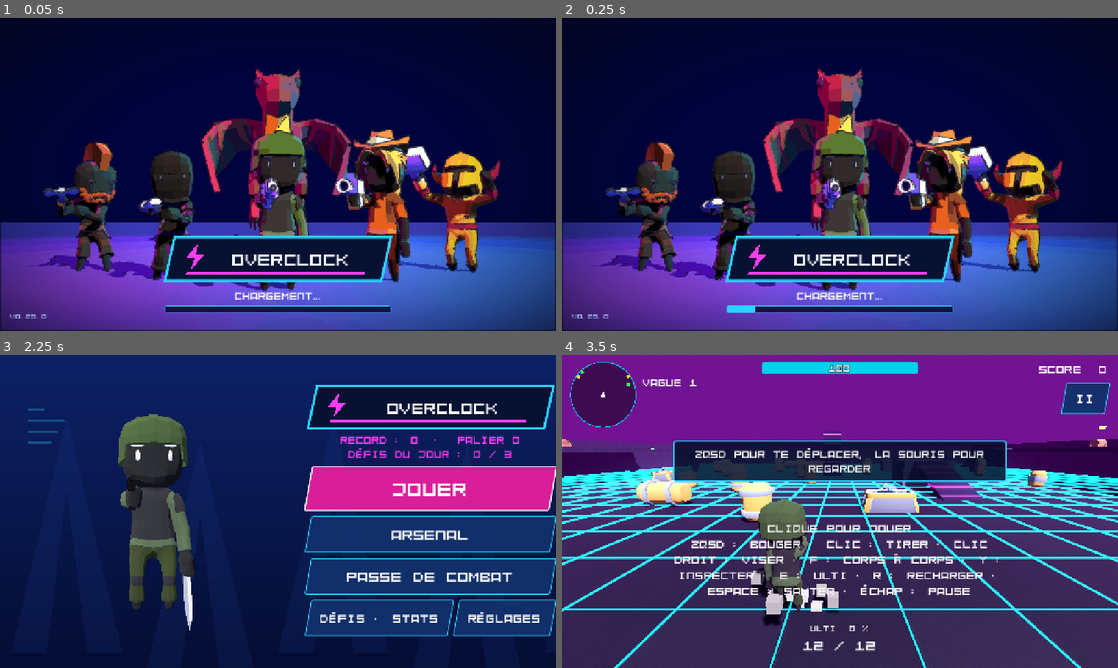
Above: before the commit, frames 1-4 (two rows, left to right).
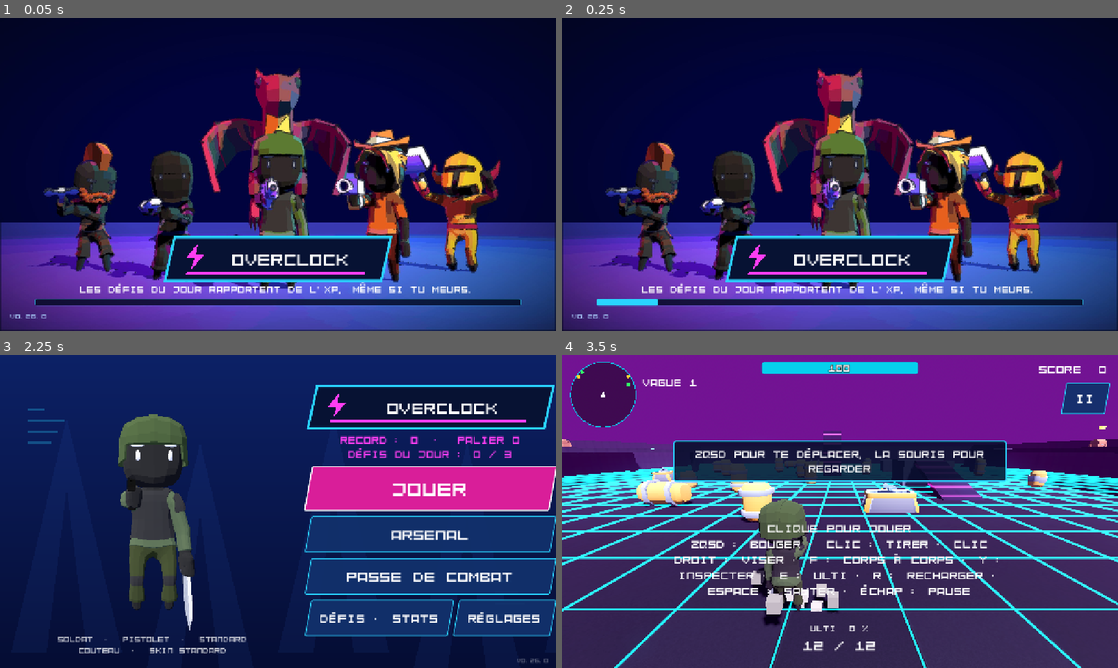
Above: after the commit, the same moments.

Repository: mariusortiz/overclock
Game: Godot game, scene res://scenes/loading.tscn
Two runs of this game, one before a commit and one after it. Both use one fixed random seed, a clock stepped at 60 frames per second and the inputs below.
Inputs (mouse positions are in pixels of both pictures, inside the frame that each line leads up to):
- Up to frame 1 (0.05 s): no input
- Up to frame 2 (0.25 s): no input
- Up to frame 3 (2.25 s): tap Enter at 0.5 s; move the mouse to (400, 495) at 0.52 s; hold D (move_right) 0.53-1.25 s; tap F (melee) at 0.6 s; click (400, 495) at 0.67 s; tap Space (jump) at 0.77 s; drag from (166, 527) to (250, 574) at 1.27 s; move the mouse to (333, 442) at 2.02 s; hold D (move_right) from 2.03 s (still down); tap Y (inspect) at 2.1 s
- Up to frame 4 (3.5 s): tap F (melee) at 2.3 s; release D (move_right) at 2.75 s; click "JOUER" at 2.75 s

The runs differ from the first frame. In frame 1, 3.7% of the frame differs, in the area x 5-94%, y 84-96%; in frame 2, 3.8%; in frame 3, 0.6%; in frame 4, nothing differs.

Commit message:
Menus: elimination names, game stats on the end screen, loading tips, loadout and version on the home screen
The armory names each weapon skin's elimination. The end screen adds the
game's eliminations, headshots and accuracy. The loading screen shows a
random tip. The home screen shows what is equipped under the hero, and the
version in a corner.

Co-Authored-By: Claude Opus 5.5 <noreply@anthropic.com>
Claude-Session: https://claude.ai/code/session_01TMrhLU8C9hMQ3DU14F1G1z

Diff:
--- a/project.godot
+++ b/project.godot
@@ -6,7 +6,7 @@
 [application]
 
 config/name="Overclock"
-config/version="0.25.0"
+config/version="0.26.0"
 run/main_scene="res://scenes/loading.tscn"
 config/features=PackedStringArray("4.5", "Mobile")
 config/icon="res://assets/ui/icon.png"
--- a/scenes/loading.tscn
+++ b/scenes/loading.tscn
@@ -52,16 +52,17 @@
 anchor_bottom = 1.0
 grow_horizontal = 2
 grow_vertical = 2
-offset_left = -260.0
-offset_top = -96.0
-offset_right = 260.0
+offset_left = -560.0
+offset_top = -110.0
+offset_right = 560.0
 offset_bottom = -36.0
 theme_override_constants/separation = 8
 
 [node name="Label" type="Label" parent="Bottom"]
-theme_override_font_sizes/font_size = 24
+theme_override_font_sizes/font_size = 22
 text = "CHARGEMENT…"
 horizontal_alignment = 1
+autowrap_mode = 3
 
 [node name="Bar" type="ProgressBar" parent="Bottom"]
 custom_minimum_size = Vector2(0, 16)
--- a/scripts/armory.gd
+++ b/scripts/armory.gd
@@ -114,6 +114,8 @@
 		_detail_status.text = Loadout.unlock_text(_viewed)
 	else:
 		_detail_status.text = "Équipé"
+	if _viewed.has("kill") and Loadout.KILL_NAMES.has(_viewed.kill) and _tabs[_tab_index].key == Loadout.SKIN_KEY:
+		_detail_status.text += "\nÉlimination : %s" % Loadout.KILL_NAMES[_viewed.kill]
 	if _viewed.has("pellets"):
 		_detail_status.text += "\n%d plombs par tir" % _viewed.pellets
 	if _viewed.has("ulti"):
--- a/scripts/hud.gd
+++ b/scripts/hud.gd
@@ -435,7 +435,7 @@
 ## `unlocked` lists the names of the rewards just earned. A victory
 ## celebrates and only offers to go back to the menu; a death halves the XP.
 func show_game_over(score: int, best: int, is_record: bool, xp: int, unlocked: Array, result := Result.DEATH,
-		challenges: Array[Dictionary] = [], rank := 0) -> void:
+		challenges: Array[Dictionary] = [], rank := 0, counts := {}) -> void:
 	_death_title.visible = false
 	_game_over = true
 	pause_menu.enabled = false
@@ -446,6 +446,11 @@
 	_final_score.text = "Score : %d" % score
 	_best_score.text = "Nouveau record !" if is_record else "Record : %d" % best
 	_xp_label.text = "+%d XP" % xp
+	if not counts.is_empty():
+		var shots: float = counts.get("shots", 0)
+		var accuracy := 0 if shots == 0 else roundi(100.0 * minf(counts.get("hits", 0) / shots, 1.0))
+		_final_score.text += "\n%d éliminations  ·  %d tirs à la tête  ·  précision %d %%" % [
+				counts.get("kills", 0), counts.get("headshots", 0), accuracy]
 	if rank > 0:
 		_best_score.text += "  ·  %de du classement" % rank if rank > 1 else "  ·  1er du classement"
 	if result == Result.DEATH:
--- a/scripts/loading.gd
+++ b/scripts/loading.gd
@@ -17,10 +17,29 @@
 
 @onready var _bar: ProgressBar = $Bottom/Bar
 @onready var _version: Label = $Version
+@onready var _tip: Label = $Bottom/Label
+
+
+## One is shown, at random, while the game loads.
+const TIPS: Array[String] = [
+	"Un tir à la tête fait le double de dégâts.",
+	"Les tireurs d'élite te visent au laser : sors de leur ligne de vue.",
+	"Abats les kamikazes de loin : ils explosent quand ils tombent.",
+	"Après un boss, rentrer au menu rapporte toute l'XP. Mourir, la moitié.",
+	"Chaque skin a sa propre façon d'éliminer les ennemis.",
+	"Les ennemis d'élite lâchent toujours un bonus.",
+	"Les défis du jour rapportent de l'XP, même si tu meurs.",
+	"Plusieurs éliminations à la suite rapportent des points en plus.",
+	"Saute pour éviter l'onde de choc du Titan.",
+	"Les caisses qui tombent du ciel contiennent une autre arme.",
+	"Bouton DANSE : six danses, la caméra passe devant ton héros.",
+	"Les coffres sur les passerelles rapportent de l'XP.",
+]
 
 
 func _ready() -> void:
 	_version.text = "v%s" % ProjectSettings.get_setting("application/config/version")
+	_tip.text = TIPS.pick_random()
 
 
 func _process(delta: float) -> void:
--- a/scripts/loadout.gd
+++ b/scripts/loadout.gd
@@ -43,6 +43,13 @@
 	# Not in the battle pass: earned by beating the final boss.
 	{"id": "skin_champion", "kill": &"confetti", "name": "Champion", "pattern": true, "glow": 0.6, "scope": true, "silencer": true, "shot": Color(1.0, 0.3, 0.9)},
 ]
+## How each skin's elimination looks, for the armory.
+const KILL_NAMES := {
+	&"knockback": "projeté dans un nuage de fumée", &"vanish": "rayon de lumière", &"shatter": "gel puis éclats",
+	&"burn": "braises", &"leaves": "feuilles", &"melt": "flaque toxique", &"ascend": "envol royal",
+	&"pixelate": "pixels noirs", &"petals": "pétales", &"splash": "gerbe d'eau", &"flare": "flash solaire",
+	&"statue": "statue d'or", &"confetti": "confettis",
+}
 const CHAMPION_SKIN_ID := "skin_champion"
 const CHAMPION_KEY := "champion"
 
--- a/scripts/main.gd
+++ b/scripts/main.gd
@@ -442,7 +442,7 @@
 	if result == Hud.Result.VICTORY or _endless:
 		unlocked.append("skin Champion")
 	var rank := Leaderboard.add(score, waves.wave, Loadout.selected_character().name, _endless)
-	hud.show_game_over(score, maxi(score, best), is_record, xp, unlocked, result, completed, rank)
+	hud.show_game_over(score, maxi(score, best), is_record, xp, unlocked, result, completed, rank, _stats.counts)
 
 
 func _on_touch_look(relative: Vector2) -> void:
--- a/scripts/menu.gd
+++ b/scripts/menu.gd
@@ -21,6 +21,7 @@
 	_settings_panel.visible = false
 	add_child(_profile_panel)
 	_profile_panel.visible = false
+	_add_corner_labels()
 	# Test option: "-- --pose=2" shows the third dance on the home screen,
 	# "--pose=jump" the jump.
 	for argument in OS.get_cmdline_user_args():
@@ -35,6 +36,39 @@
 	$Right/Box/Row/Settings.pressed.connect(func() -> void: _settings_panel.visible = true)
 	$Right/Box/Row/Profile.pressed.connect(_profile_panel.open)
 	$SettingsPanel/Center/Panel/Box/Close.pressed.connect(func() -> void: _settings_panel.visible = false)
+
+
+## Under the hero: what is equipped. Bottom right: the version.
+func _add_corner_labels() -> void:
+	var loadout := Label.new()
+	loadout.text = "%s  ·  %s  ·  %s\n%s  ·  skin %s" % [
+			Loadout.selected_character().name, Loadout.selected_weapon().name, Loadout.selected_skin().name,
+			Loadout.selected_melee().name, Loadout.selected_melee_skin().name]
+	loadout.add_theme_font_size_override("font_size", 18)
+	loadout.add_theme_color_override("font_color", Color(1, 1, 1, 0.75))
+	loadout.horizontal_alignment = HORIZONTAL_ALIGNMENT_CENTER
+	loadout.anchor_left = 0.0
+	loadout.anchor_right = 0.55
+	loadout.anchor_top = 1.0
+	loadout.anchor_bottom = 1.0
+	loadout.offset_top = -78.0
+	loadout.offset_bottom = -30.0
+	add_child(loadout)
+	move_child(loadout, _settings_panel.get_index())
+	var version := Label.new()
+	version.text = "v%s" % ProjectSettings.get_setting("application/config/version")
+	version.add_theme_font_size_override("font_size", 14)
+	version.add_theme_color_override("font_color", Color(1, 1, 1, 0.4))
+	version.anchor_left = 1.0
+	version.anchor_right = 1.0
+	version.anchor_top = 1.0
+	version.anchor_bottom = 1.0
+	version.offset_left = -90.0
+	version.offset_top = -26.0
+	version.offset_bottom = -8.0
+	add_child(version)
+	move_child(version, _settings_panel.get_index())
+	move_child(_profile_panel, -1)
 
 
 func _unhandled_key_input(event: InputEvent) -> void:
Not shown, changed: export_presets.cfg
